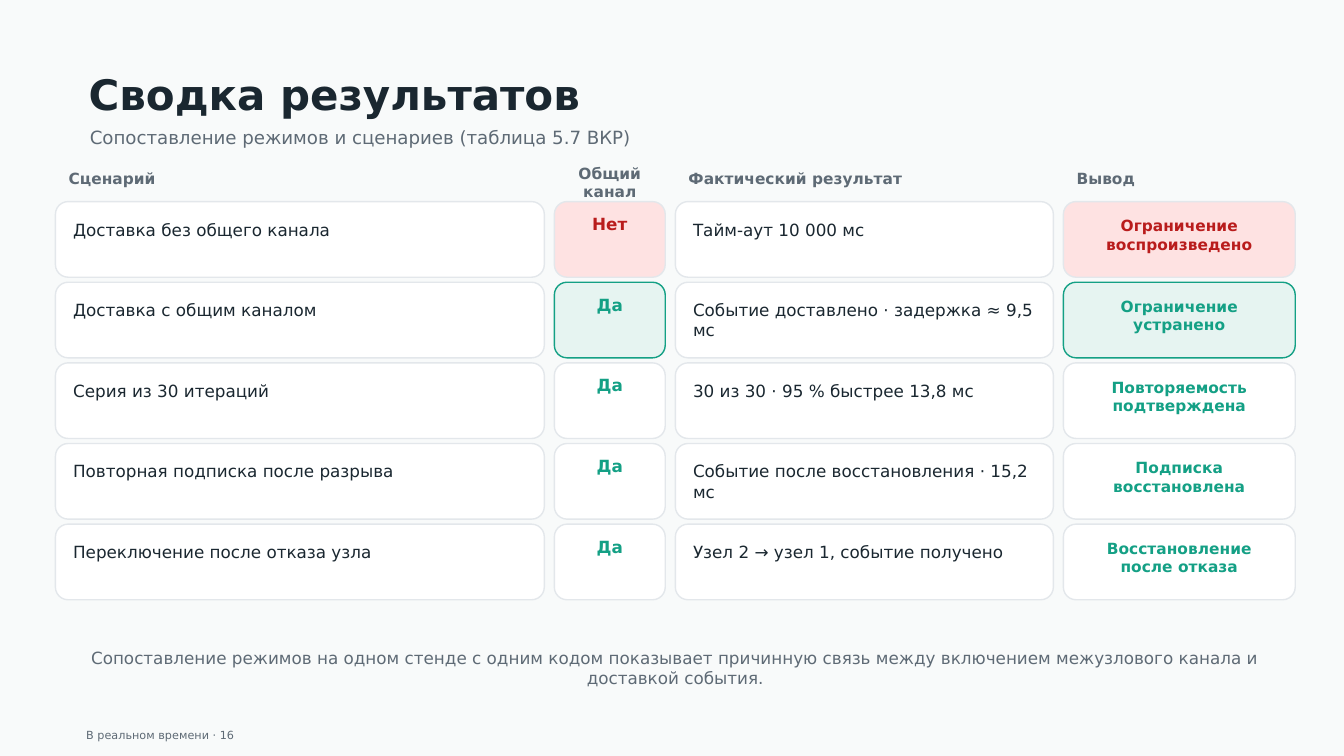
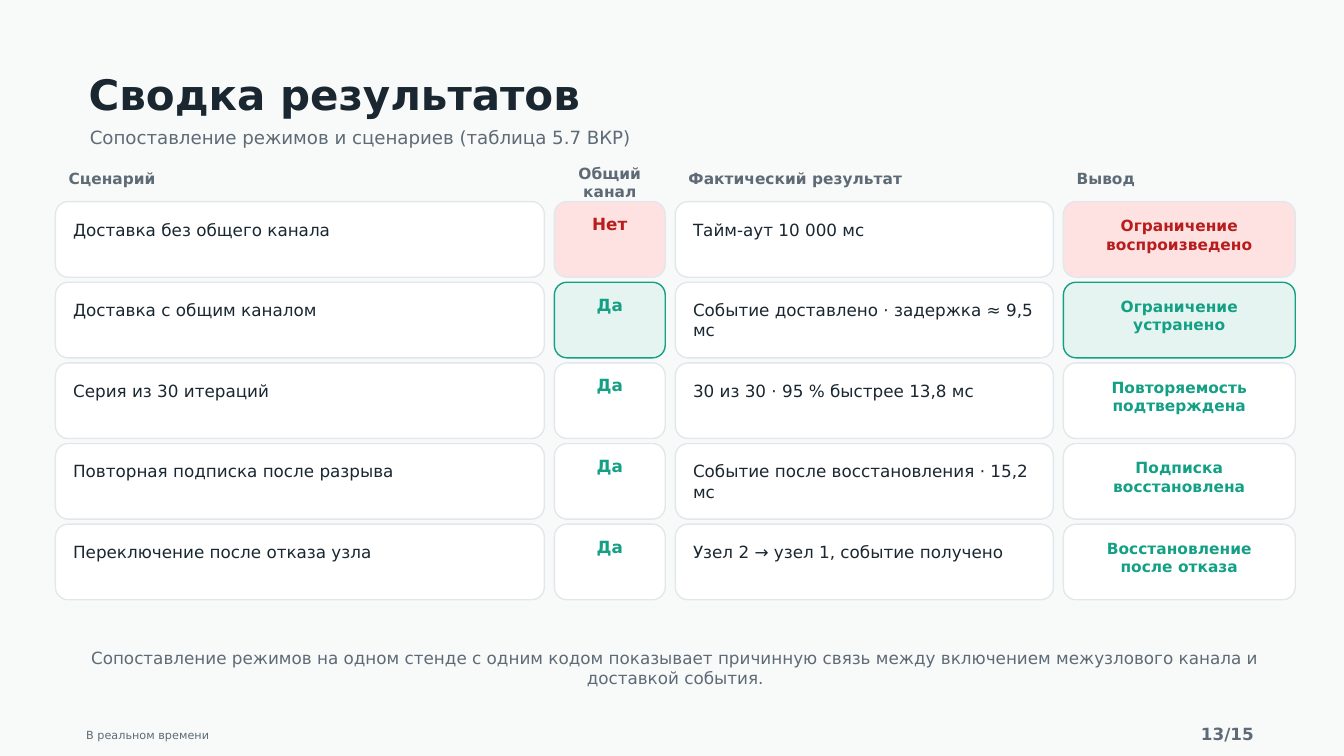
Before and after one commit to gently-whitesnow/final-qualifying-work, a slide deck: slide 13 of build/pptx/vkr-defense-draft.pptx (slide 16 before the commit). Drawn at 1344x756 pixels with LibreOffice and Linux fonts; fonts in the diff are those of the drawing. Boxes give left, top, right and bottom in pixels: in the first picture for what was removed or moved away, otherwise in the second. Text is boxed around its words. In the diff, an @@ line names an element or a change of style, - is before the commit and + after.

```diff
--- a/build/pptx/vkr-defense-draft.pptx
+++ b/build/pptx/vkr-defense-draft.pptx
@@ text at (86, 731, 209, 741): text changed @@
-В реальном времени · 16
+В реальном времени
@@ text added at (1201, 727, 1254, 742), 12 pt, text #5E6A75, bold @@
+13/15
```
Also in this commit, not shown: 14 other slides changed, 3 slides removed, 4 other files.
